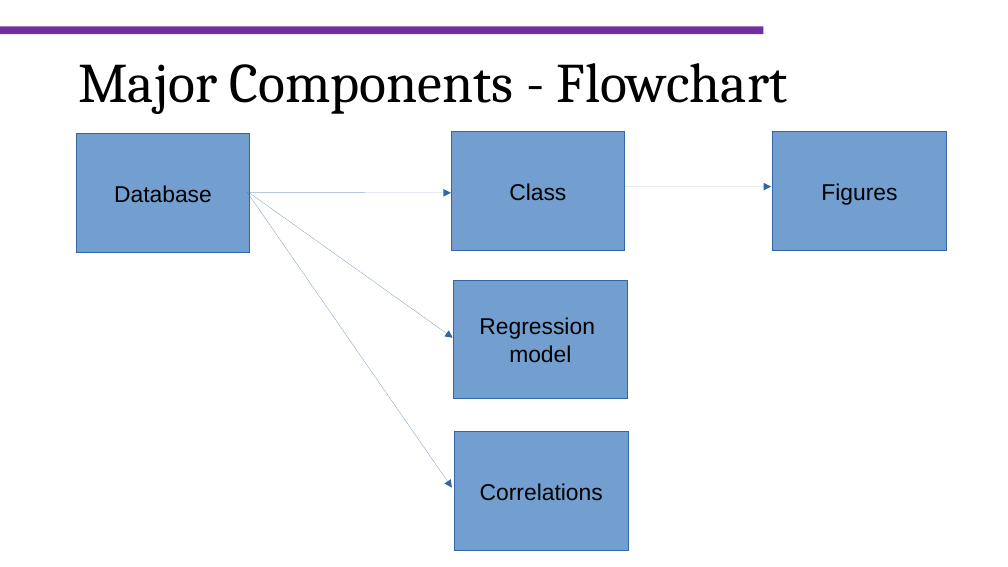
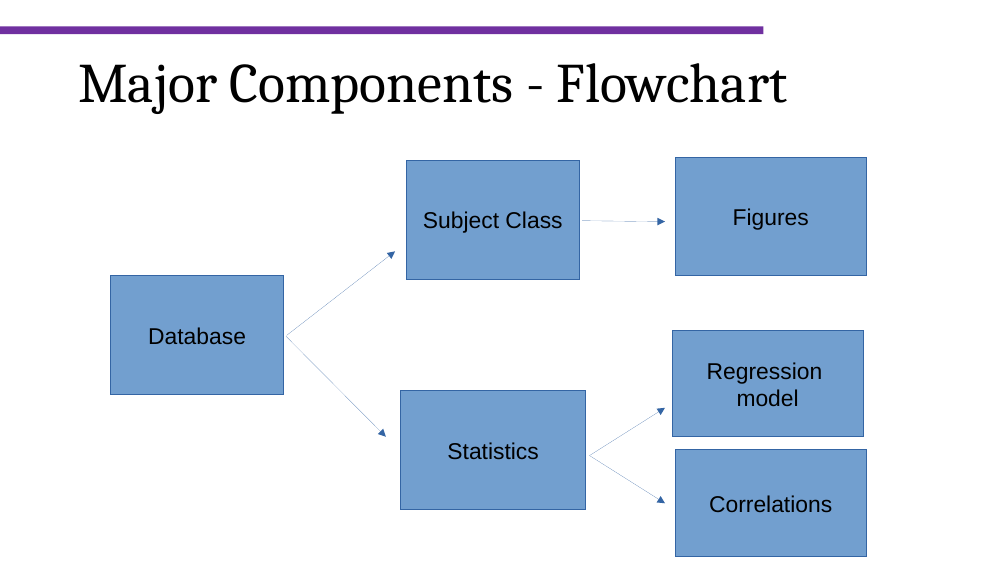
Before and after one commit to ordezachyo/Hackaton, a slide deck: slide 3 of Hackaton_presentation.pptx (slide 6 before the commit). Drawn at 1008x567 pixels with LibreOffice and Linux fonts; fonts in the diff are those of the drawing; background and template pictures are left out. Boxes give left, top, right and bottom in pixels: in the first picture for what was removed or moved away, otherwise in the second. Text is boxed around its words. In the diff, an @@ line names an element or a change of style, - is before the commit and + after.

```diff
--- a/Hackaton_presentation.pptx
+++ b/Hackaton_presentation.pptx
@@ rectangle "Subject Class": place and size @@
-rectangle "Subject Class" at box(451, 132, 625, 251)
+rectangle "Subject Class" at box(406, 160, 580, 279)
@@ rectangle "Figures": place and size @@
-rectangle "Figures" at box(773, 132, 947, 251)
+rectangle "Figures" at box(675, 157, 866, 276)
@@ arrow removed from (250, 193) to (451, 193) @@
@@ arrow removed from (625, 187) to (771, 187) @@
@@ text in rectangle at box(423, 211, 562, 233): text changed @@
-Class
+Subject Class
@@ arrow moved from (247, 192) - (452, 488) to (583, 220) - (665, 221) @@
@@ arrow moved from (248, 192) - (453, 338) to (287, 336) - (395, 252) @@
@@ rectangle "Database": place and size @@
-rectangle "Database" at box(76, 134, 250, 252)
+rectangle "Database" at box(111, 276, 284, 395)
@@ arrow added from (286, 337) to (386, 437), #3465A4 0.75 pt @@
@@ rectangle "Regression": place and size @@
-rectangle "Regression" at box(454, 280, 627, 399)
+rectangle "Regression" at box(672, 331, 863, 437)
@@ rectangle added at box(401, 391, 585, 509), fill #729FCF, outline #3465A4 0.75 pt, 18 pt, text #000000 @@
+Statistics
@@ arrow added from (590, 456) to (665, 408), #3465A4 0.75 pt @@
@@ arrow added from (590, 456) to (665, 504), #3465A4 0.75 pt @@
@@ rectangle "Correlations": place and size @@
-rectangle "Correlations" at box(455, 432, 628, 551)
+rectangle "Correlations" at box(675, 450, 866, 556)
```
Also in this commit, not shown: 10 other slides changed, 4 slides added, 6 slides removed.
